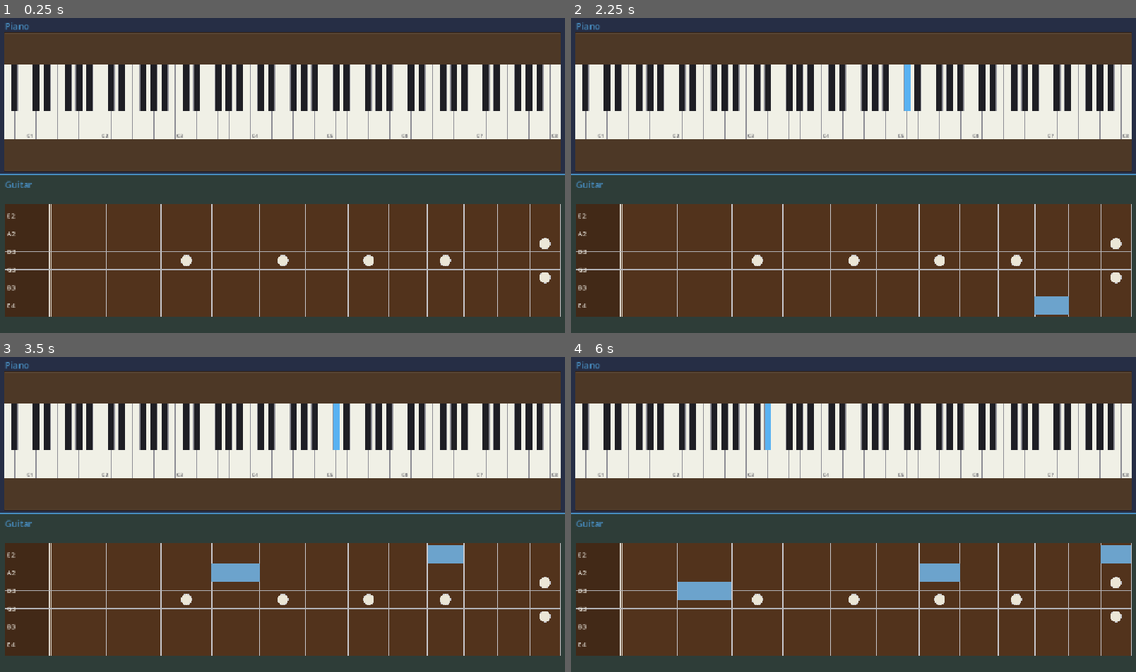
Above: before the commit, frames 1-4 (two rows, left to right).
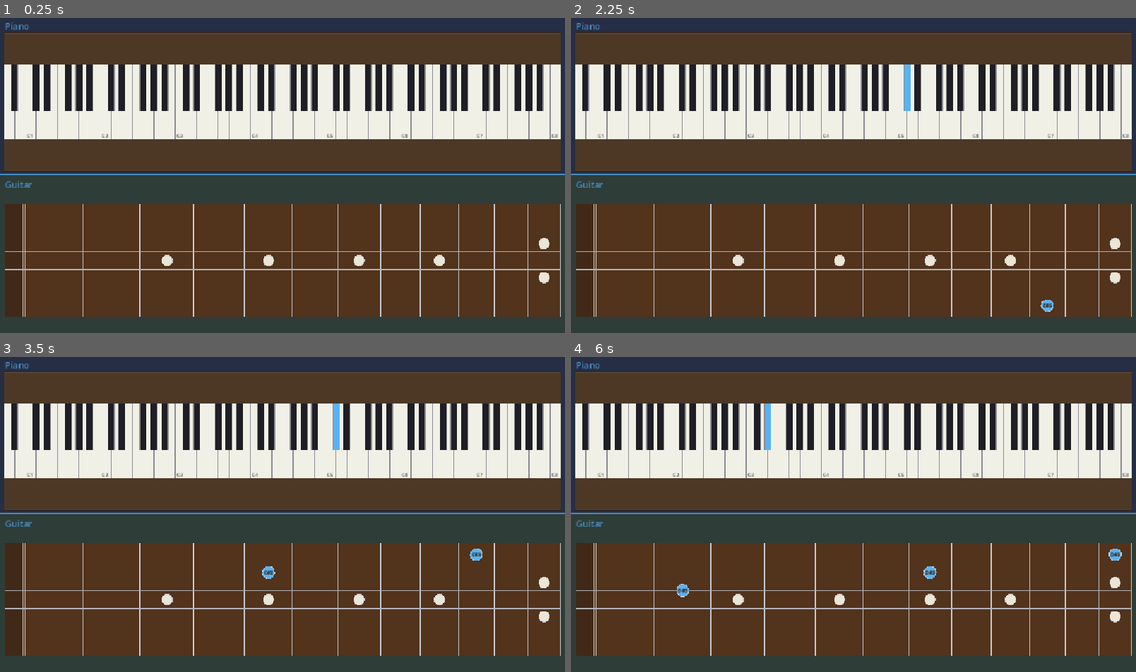
Above: after the commit, the same moments.

Repository: bitflipper42/Instrument
Game: Godot game, scene res://main.tscn
The game is run twice, just before and just after one commit, with the same random seed, the same clock (stepped at 60 frames per second) and the same inputs.
Inputs (mouse positions are in pixels of both pictures, inside the frame that each line leads up to):
- Up to frame 1 (0.25 s): no input
- Up to frame 2 (2.25 s): tap Enter at 0.5, 2 s; move the mouse to (977, 159) at 0.52 s; click (977, 159) at 0.67 s; tap Space at 1.25 s; move the mouse to (740, 191) at 1.27 s; click (740, 191) at 1.42 s; move the mouse to (910, 106) at 2.02 s; click (910, 106) at 2.17 s
- Up to frame 3 (3.5 s): tap Space at 2.75 s; move the mouse to (254, 577) at 2.77 s; click (254, 577) at 2.92 s
- Up to frame 4 (6 s): tap Enter at 3.5 s; move the mouse to (1023, 561) at 3.52 s; click (1023, 561) at 3.67 s; tap Space at 4.25 s; move the mouse to (684, 467) at 4.27 s; click (684, 467) at 4.42 s; move the mouse to (881, 514) at 5.02 s; click (881, 514) at 5.17 s; move the mouse to (768, 432) at 5.77 s; click (768, 432) at 5.92 s

The runs differ from the first frame. In frame 1, 2.2% of the frame differs, in the area x 1-98%, y 59-95%; in frame 2, 2.5%; in frame 3, 3.2%; in frame 4, 3.4%, in the area x 1-100%, y 59-95%.

Commit message:
Improve guitar note markers and open-string display behavior.
Use bold centered circle markers, size the open zone to fit them, and show open-string markers only when a note is received.

Co-authored-by: Cursor <cursoragent@cursor.com>

Diff:
--- a/guitar_instrument.gd
+++ b/guitar_instrument.gd
@@ -15,23 +15,30 @@
 @export var fret_color: Color = Color(0.78, 0.78, 0.80)
 @export var string_color: Color = Color(0.70, 0.70, 0.72)
 @export var marker_color: Color = Color(0.92, 0.90, 0.84)
+@export var marker_text_color: Color = Color(0.22, 0.18, 0.14)
+@export var active_marker_color: Color = Color(0.35, 0.70, 0.95)
 @export var edge_line_color: Color = Color(0.88, 0.86, 0.82)
 
 const TITLE_HEIGHT := 28.0
 const BOARD_PADDING := Vector2(10.0, 8.0)
-const OPEN_ZONE_WIDTH_RATIO := 0.08
+const MARKER_ZONE_PADDING := 6.0
 
 var _board_rect := Rect2()
 var _open_zone_rect := Rect2()
 var _fret_x: Array[float] = []
 var _string_y: Array[float] = []
 var _fret_cells: Array[Dictionary] = []
+var _bold_marker_font: FontVariation
+var _show_open_markers := false
 
 
 func _ready() -> void:
 	super._ready()
 	if title == "Instrument":
 		title = "Guitar"
+	_bold_marker_font = FontVariation.new()
+	_bold_marker_font.base_font = ThemeDB.fallback_font
+	_bold_marker_font.variation_embolden = 1.2
 
 
 func _input(event: InputEvent) -> void:
@@ -55,6 +62,7 @@
 		push_warning("GuitarInstrument: invalid note '%s'" % note)
 		return false
 	current_note = n
+	_show_open_markers = false
 	queue_redraw()
 	note_emitted.emit(n)
 	return true
@@ -66,6 +74,7 @@
 		push_warning("GuitarInstrument: invalid note '%s'" % note)
 		return false
 	current_note = n
+	_show_open_markers = true
 	queue_redraw()
 	note_received.emit(n)
 	return true
@@ -112,24 +121,24 @@
 	var neck_top := body.position.y + (body.size.y - neck_height) * 0.5
 	_board_rect = Rect2(body.position.x, neck_top, body.size.x, neck_height)
 
-	var open_width := maxf(_board_rect.size.x * OPEN_ZONE_WIDTH_RATIO, 36.0)
-	_open_zone_rect = Rect2(_board_rect.position.x, _board_rect.position.y, open_width, _board_rect.size.y)
-
-	var nut_x := _board_rect.position.x + open_width
-	var span := _board_rect.size.x - open_width
-	var fret_span := 1.0 - pow(2.0, -float(FRET_COUNT) / 12.0)
-
-	_fret_x.append(nut_x)
-	for fret in range(1, FRET_COUNT + 1):
-		var t := (1.0 - pow(2.0, -float(fret) / 12.0)) / fret_span
-		_fret_x.append(nut_x + span * t)
-
 	for i in STRING_COUNT:
 		var y := lerpf(
 			_board_rect.position.y + _board_rect.size.y * 0.10,
 			_board_rect.position.y + _board_rect.size.y * 0.90,
 			float(i) / float(STRING_COUNT - 1))
 		_string_y.append(y)
+
+	var open_width := _open_zone_width()
+	_open_zone_rect = Rect2(_board_rect.position.x, _board_rect.position.y, open_width, _board_rect.size.y)
+
+	var nut_x := _board_rect.position.x + open_width
+	var span := _board_rect.size.x - open_width
+	var fret_span := 1.0 - pow(2.0, -float(FRET_COUNT) / 12.0)
+
+	_fret_x.append(nut_x)
+	for fret in range(1, FRET_COUNT + 1):
+		var t := (1.0 - pow(2.0, -float(fret) / 12.0)) / fret_span
+		_fret_x.append(nut_x + span * t)
 
 	var string_gap := _string_spacing()
 	for string_idx in STRING_COUNT:
@@ -163,6 +172,14 @@
 	return (_string_y[1] - _string_y[0])
 
 
+func _marker_radius() -> float:
+	return _string_spacing() * 0.42
+
+
+func _open_zone_width() -> float:
+	return _marker_radius() * 2.0 + MARKER_ZONE_PADDING
+
+
 func _draw_fretboard() -> void:
 	if _board_rect.size.x <= 0.0:
 		return
@@ -195,28 +212,43 @@
 			Vector2(_board_rect.position.x + _board_rect.size.x, y),
 			string_color, 1.0)
 
-	_draw_open_string_labels()
+	_draw_open_string_markers()
 	_draw_fret_markers()
 	_draw_active_cells()
 
 
-func _draw_open_string_labels() -> void:
-	if _open_zone_rect.size.x <= 0.0:
-		return
-	var font := ThemeDB.fallback_font
-	var font_size := clampi(int(_string_spacing() * 0.55), 8, 14)
+func _draw_open_string_markers() -> void:
+	if not _show_open_markers or _open_zone_rect.size.x <= 0.0:
+		return
+	var radius := _marker_radius()
 	for string_idx in STRING_COUNT:
 		var note := _note_for(string_idx, 0)
-		var cell_top := _string_y[string_idx] - _string_spacing() * 0.5
-		var text_y := cell_top + _string_spacing() * 0.5 + font_size * 0.35
-		draw_string(
-			font,
-			Vector2(_open_zone_rect.position.x + 4.0, text_y),
-			note,
-			HORIZONTAL_ALIGNMENT_LEFT,
-			_open_zone_rect.size.x - 8.0,
-			font_size,
-			edge_line_color)
+		if not _note_matches(note):
+			continue
+		var center := Vector2(
+			_open_zone_rect.position.x + _open_zone_rect.size.x * 0.5,
+			_string_y[string_idx])
+		_draw_note_marker(center, radius, note, true)
+
+
+func _draw_note_marker(center: Vector2, radius: float, note: String, highlighted: bool = false) -> void:
+	var fill := active_marker_color if highlighted else marker_color
+	draw_circle(center, radius, fill)
+	draw_arc(center, radius, 0.0, TAU, 32, fret_color, 1.0)
+
+	var label := _normalize_pitch(note)
+	if label == "":
+		label = normalize_note(note)
+
+	var font := _bold_marker_font
+	var font_size := clampi(int(radius * 0.85), 7, 13)
+	var ascent := font.get_ascent(font_size)
+	var descent := font.get_descent(font_size)
+	var baseline_y := center.y + (ascent - descent) * 0.5
+	var text_width := radius * 2.0
+	draw_string(
+		font, Vector2(center.x - radius, baseline_y), label,
+		HORIZONTAL_ALIGNMENT_CENTER, text_width, font_size, marker_text_color)
 
 
 func _draw_fret_markers() -> void:
@@ -240,9 +272,16 @@
 
 
 func _draw_active_cells() -> void:
+	var spacing := _string_spacing()
+	var radius := minf(spacing * 0.38, _board_rect.size.y * 0.055)
 	for cell in _fret_cells:
-		if _note_matches(cell["note"]):
-			draw_rect(cell["rect"], border_color.lightened(0.2), true)
+		if cell["fret"] == 0:
+			continue
+		if not _note_matches(cell["note"]):
+			continue
+		var rect := cell["rect"] as Rect2
+		var center := rect.position + rect.size * 0.5
+		_draw_note_marker(center, radius, cell["note"], true)
 
 
 func _note_at(local_pos: Vector2) -> String:
